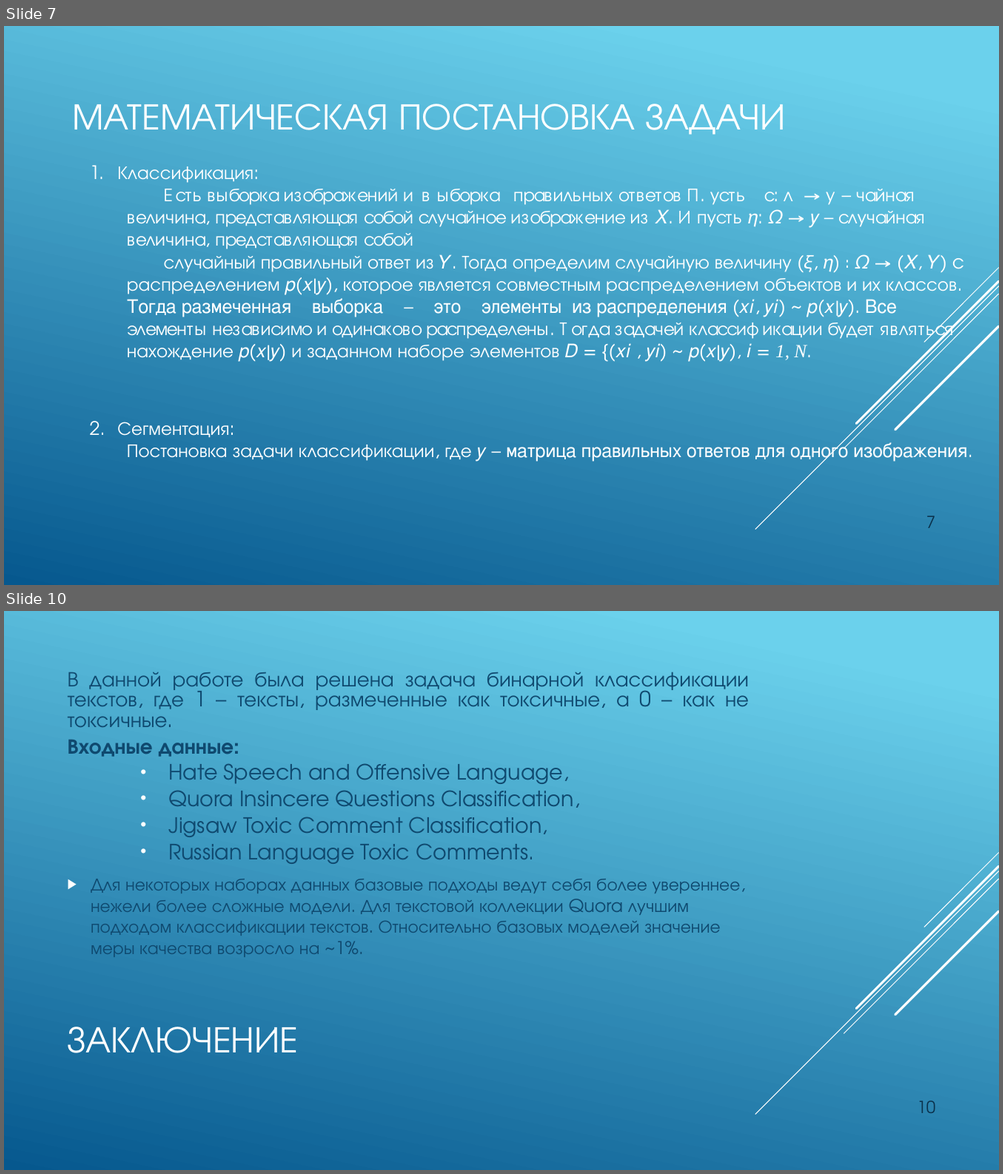
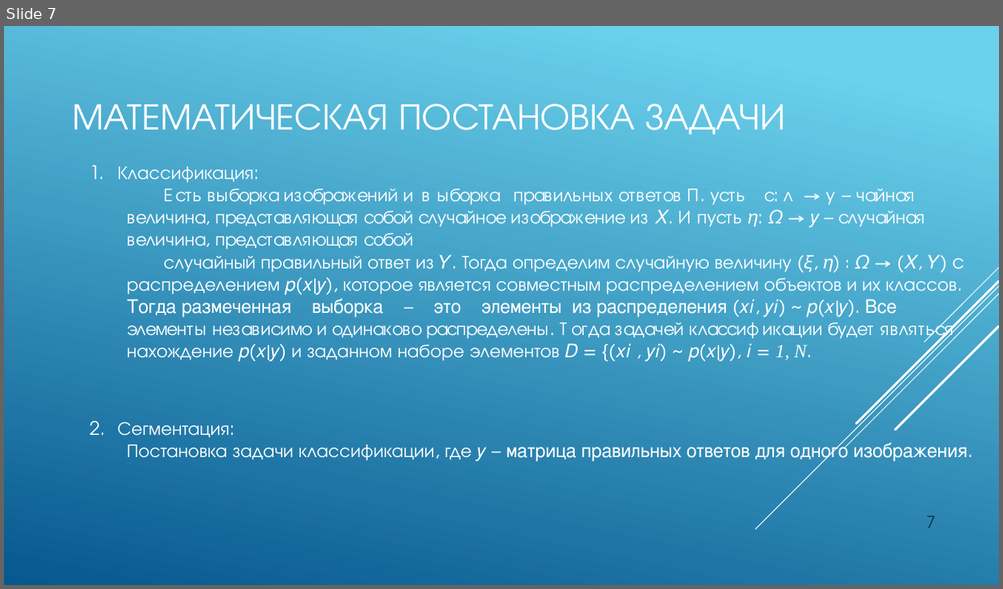
Before and after one commit to JacKira/Airbus_ship_detection, a slide deck: Отчет/ВКР презентация.pptx. Shown one above the other, each under a label of ours: slides 7 and 10 before the commit, slide 7 after it; the slides between them are not shown. The pictures are 1003x1174 and 1003x589 pixels, drawn with LibreOffice and Linux fonts; fonts in the diff are those of the drawing. Boxes give left, top, right and bottom in pixels: in the first picture for what was removed or moved away, otherwise in the second. Text is boxed around its words. In the diff, an @@ line names an element or a change of style, - is before the commit and + after.

```diff
--- a/Отчет/ВКР презентация.pptx
+++ b/Отчет/ВКР презентация.pptx
@@ slide 10 removed at bbox=[4, 611, 999, 1170], background gradient #6ED2EB to #06588E; not listed: 5 template elements that a slide beside it also shows @@
@@ text removed at bbox=[68, 672, 748, 957] @@
-В данной работе была решена задача бинарной классификации текстов, где 1 – тексты, размеченные как токсичные, а 0 – как не токсичные.
-Входные данные:
-• Hate Speech and Offensive Language,
-• Quora Insincere Questions Classification,
-• Jigsaw Toxic Comment Classification,
-• Russian Language Toxic Comments.
-▶ Для некоторых наборах данных базовые подходы ведут себя более увереннее, нежели более сложные модели. Для текстовой коллекции Quora лучшим подходом классификации текстов. Относительно базовых моделей значение меры качества возросло на ~1%.
@@ title removed at bbox=[68, 1027, 299, 1054] @@
-ЗАКЛЮЧЕНИЕ
@@ page number removed at bbox=[916, 1101, 935, 1113] @@
-10
```
Also in this commit, not shown: 3 slides changed, 4 slides added, 1 other slide removed, 1 other file.
